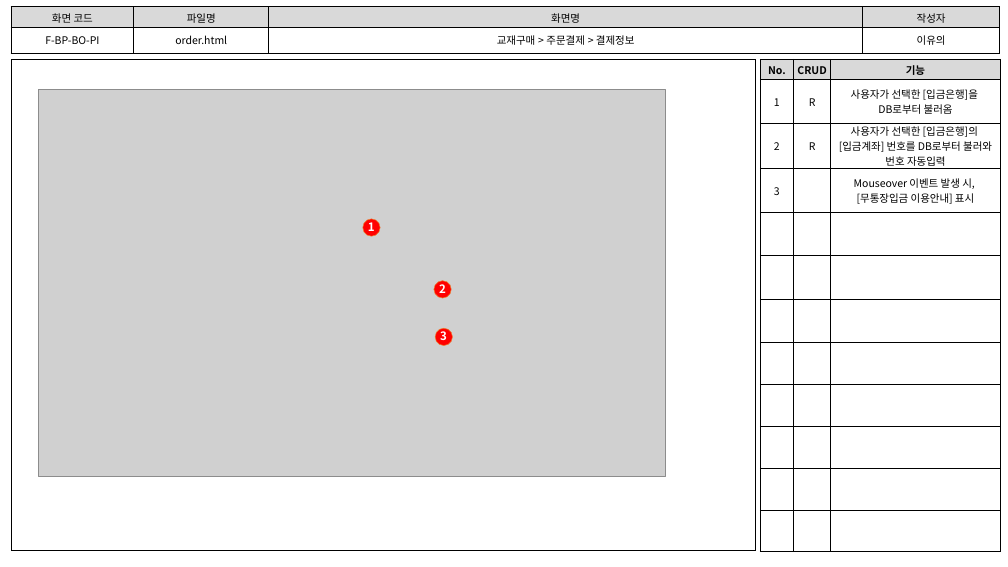
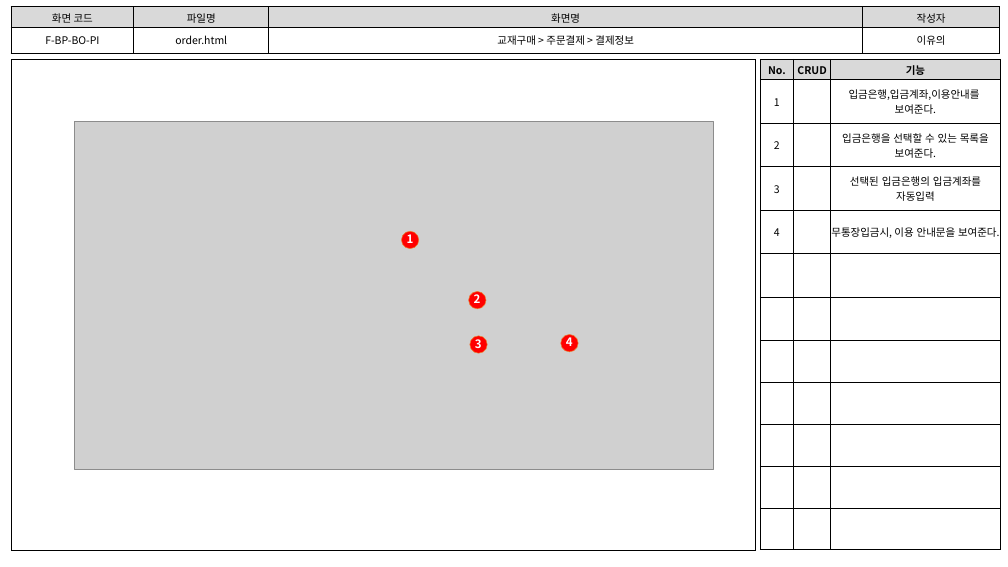
Before and after one commit to index506/cosmo6th_3thGroup, a slide deck: slide 4 of 3rd_Project/Member/Lee/기능,화면,테스트 문서/3th_Project_화면 설계도(이유의).pptx. Drawn at 1008x567 pixels with LibreOffice and Linux fonts; fonts in the diff are those of the drawing; grey boxes stand for pictures. Boxes give left, top, right and bottom in pixels: in the first picture for what was removed or moved away, otherwise in the second. Text is boxed around its words. In the diff, an @@ line names an element or a change of style, - is before the commit and + after.

```diff
--- a/3rd_Project/Member/Lee/기능,화면,테스트 문서/3th_Project_화면 설계도(이유의).pptx
+++ b/3rd_Project/Member/Lee/기능,화면,테스트 문서/3th_Project_화면 설계도(이유의).pptx
@@ table at [761,60,1001,550] @@
-row 2: 1 | R | 사용자가 선택한 [입금은행]을 / DB로부터 불러옴
-row 3: 2 | R | 사용자가 선택한 [입금은행]의 / [입금계좌] 번호를 DB로부터 불러와 번호 자동입력
-row 4: 3 |  | Mouseover 이벤트 발생 시, / [무통장입금 이용안내] 표시
+row 2: 1 |  | 입금은행,입금계좌,이용안내를 / 보여준다.
+row 3: 2 |  | 입금은행을 선택할 수 있는 목록을 보여준다.
+row 4: 3 |  | 선택된 입금은행의 입금계좌를 자동입력
+row 5: 4 |  | 무통장입금시, 이용 안내문을 보여준다.
-row 12:  |  | 
@@ picture: place and size @@
-picture at [39,89,665,476]
+picture at [74,122,714,470]
@@ text "1": place and size @@
-text "1" at [368,219,375,231]
+text "1" at [407,231,414,243]
@@ ellipse: place and size @@
-ellipse at [363,219,380,237]
+ellipse at [402,231,419,249]
@@ 2 texts, 2 ellipses: place and size @@
-2 texts, 2 ellipses at [434,281,453,346]
+2 texts, 2 ellipses at [469,292,488,353]
@@ ellipse added at [561,334,578,352], fill #FF0000, outline #ED7D31 0.5 pt @@
@@ text added at [566,335,573,346], 11 pt, text #FFFFFF, bold @@
+4
```
Also in this commit, not shown: 4 other slides changed, 14 other files.
